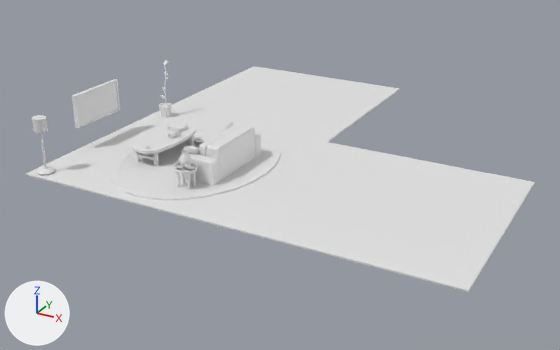
What one commit did to the Blender file scenes/living_room.blend.
One viewpoint serves both versions: a 50 mm camera at (34.0, -49.4, 29.9) aimed at (-1.8, 15.8, -2.6). The lights are fixed; the arrows at lower left show +X, +Y and +Z.

The older version as bpy lines, for what is in view:
```python
me_first_floor = bpy.data.meshes.new('First Floor')
me_first_floor.from_pydata(...)  # 20 vertices, 17 faces; spans x -1.0..2.98, y -1.0..3.0, z -1.0..1.0
me_plant = bpy.data.meshes.new('Plant')
me_plant.from_pydata(...)  # 516 vertices, 442 faces; spans x -1.0..1.0, y -1.0..1.42, z -1.18..10.06
me_tv = bpy.data.meshes.new('TV')
me_tv.from_pydata(...)  # 16 vertices, 14 faces; spans x -1.0..1.0, y -1.0..1.0, z -1.0..1.0
ob_first_floor = bpy.data.objects.new('First Floor', me_first_floor)
ob_first_floor.location = (-9.49, 9.52, 0.07)
ob_first_floor.scale = (10.9, 10.8, 0.0682)
ob_plant = bpy.data.objects.new('Plant', me_plant)
ob_plant.location = (-18.57, 18.83, 0.79)
ob_plant.scale = (0.795, 0.795, 0.574)
ob_tv = bpy.data.objects.new('TV', me_tv)
ob_tv.location = (-20.06, 9.23, 4.24)
ob_tv.rotation_euler = (0.0, 1.571, 0.0)  # degrees (0, 90, 0)
ob_tv.scale = (1.7, 3.3, 0.218)
# also in view: 'Couch.004' at (-4.6, 5.3, 1.3); 'Table.005' at (-11.5, 9.2, 1.9); 'Couch.001' at (-3.6, 9.2, 1.5); 'Rug' at (-7.8, 9.5, 0.0)
```
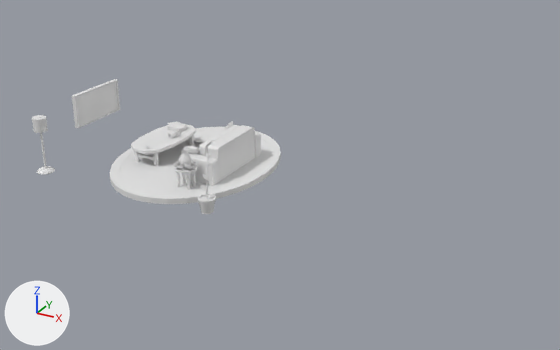
Where the change shows, as pixel boxes (x1, y1, x2, y2) in the pictures (560 x 350 px):
'First Floor', deleted: before (26, 66, 535, 292)
'Plant', moved: before (158, 60, 172, 117); after (197, 138, 216, 214)

The edits, one by one:
Object 'Plant' (ob_plant) moves from (-18.57, 18.83, 0.79) to (-0.53, 0.37, 0.79).
Object 'First Floor' (ob_first_floor) is deleted.
